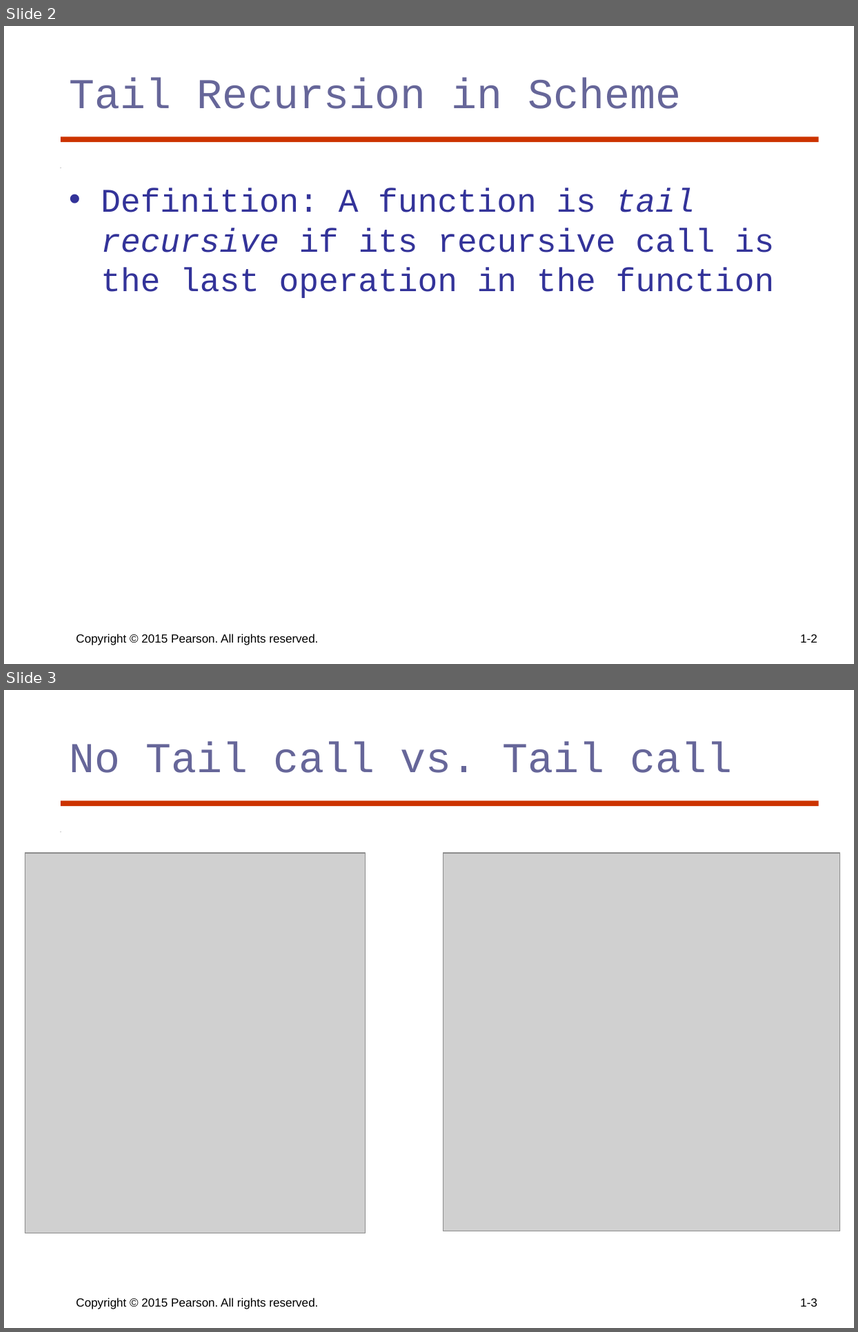
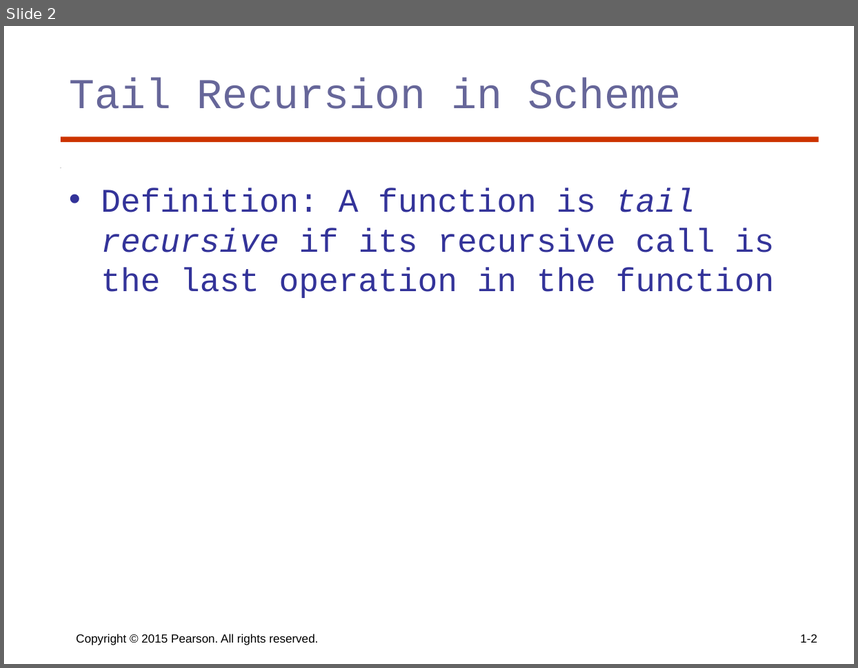
Before and after one commit to skalakm/programmingLanguages, a slide deck: slides/FP_3.ppt. Shown one above the other, each under a label of ours: slides 2 and 3 before the commit, slide 2 after it. The pictures are 858x1332 and 858x668 pixels, drawn with LibreOffice and Linux fonts; fonts in the diff are those of the drawing; grey boxes stand for pictures. Boxes give left, top, right and bottom in pixels: in the first picture for what was removed or moved away, otherwise in the second. Text is boxed around its words. In the diff, an @@ line names an element or a change of style, - is before the commit and + after.

Commit message:
added tail recursion and map

```diff
--- a/slides/FP_3.ppt
+++ b/slides/FP_3.ppt
@@ slide 3 removed at bbox=[4, 690, 854, 1328], background #FFFFFF; not listed: 2 template elements that a slide beside it also shows @@
@@ title removed at bbox=[69, 742, 733, 773] @@
-No Tail call vs. Tail call
@@ picture removed at bbox=[25, 854, 366, 1233] @@
@@ picture removed at bbox=[444, 854, 840, 1231] @@
@@ text removed at bbox=[76, 1297, 318, 1309] @@
-Copyright © 2015 Pearson. All rights reserved.
@@ page number removed at bbox=[800, 1298, 818, 1306] @@
-1-3
```
Also in this commit, not shown: 1 slide added, 1 other slide removed, 2 other files.
